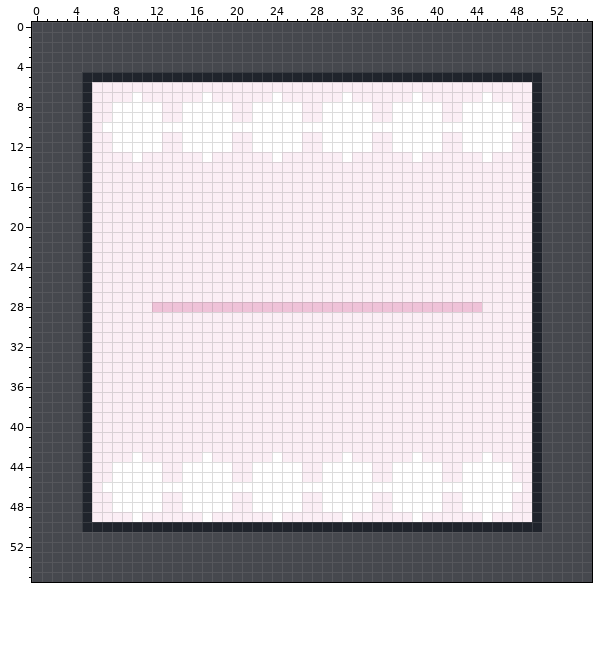
One commit to this pixel-art file: assets/source/aseprite/ui_frost_1.aseprite. The picture above is the old version.
56x56 pixels, 1 frame.
Now the later version:
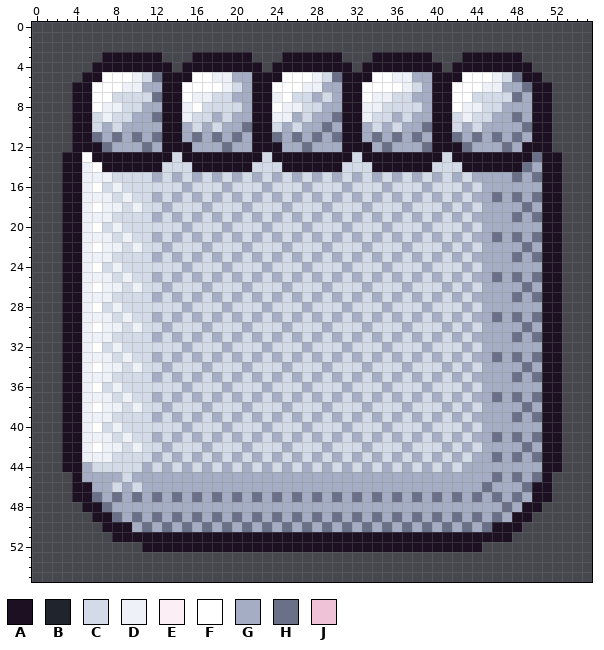
Palette (. is transparent): A #1c1022  B #20242c  C #d4dbe8  D #eef2f8  E #fbeef5  F #ffffff  G #a4adc4  H #6a7088  J #efc2d8
Difference:
layer "Overlay" added
layer "Icing" removed
layer "Piping" removed
Changed rows in their new state; - is an unchanged pixel.
first column x 3:
 3 ----AAAAAA---AAAAAA---AAAAAA---AAAAAA---AAAAAA----
 4 ---AAAAAAAA-AAAAAAAA-AAAAAAAA-AAAAAAAA-AAAAAAAA---
 5 --AAFFFDCHAAAFFDDGGAAAFFFDCHAAAFFDDGGAAAFFFDCHAA--
 6 -AAFFFDDGGAAFFFFDCGAAFFFDDGGAAFFFFDCGAAFFFDDGGHAA-
 7 -AAFFCCCCHAAFDDCCGGAADFCCGCGAAFDDCCGGAAFFCCCCHGAA-
 8 -AAFDDCCGGAAD-CCCCGAA-DDCCGGAADDCCCCGAAFDDCCGGGAA-
 9 -AACDCCGGHAADCCGCGGAADDGCGGHAADCCGCGGAACDCCGGHGAA-
10 -AACGCGGGGAAGCGCGGHAACGCGGHGAAGCGCGGHAACGCGGGGHAA-
11 -AAHGHGHGHAAGHGHGHGAAHGHGHGHAAGHGHGHGAAHGHGHGHGAA-
12 -AAAHGGGHGAAAGGGHGGAAAGGHGGGAAAGHGGGHAAAHGGGHGAAA-
13 AAFAAAAAAAACAAAAAAAACAAAAAAAACAAAAAAAACAAAAAAAAHAA
14 AADFAAAAAACCCAAAAAACCCAAAAAACCCAAAAAACCCAAAAAAHGAA
15 AADDDCCCCGCGCGCGCGCGCGCGCGCGCGCGCGCGCGCGCGGGGHGHAA
16 AADFCDCCCCCCGCCCGCCCGCCCGCCCGCCCGCCCGCCCGCGGGGGGAA
17 AADDDCDCCGCGCGCGCGCGCGCGCGCGCGCGCGCGCGCGCGGHGHGHAA
18 AADFDDCDCCGCCCGCCCGCCCGCCCGCCCGCCCGCCCGCGCGGGGHGAA
19 AADDDCCCCGCGCGCGCGCGCGCGCGCGCGCGCGCGCGCGCGGGGHGHAA
20 AADFCDCCCCCCGCCCGCCCGCCCGCCCGCCCGCCCGCCCGCGGGGGGAA
21 AADDDCDCCGCGCGCGCGCGCGCGCGCGCGCGCGCGCGCGCGGHGHGHAA
22 AADFDDCDCCGCCCGCCCGCCCGCCCGCCCGCCCGCCCGCGCGGGGHGAA
23 AADDDCCCCGCGCGCGCGCGCGCGCGCGCGCGCGCGCGCGCGGGGHGHAA
24 AADFCDCCCCCCGCCCGCCCGCCCGCCCGCCCGCCCGCCCGCGGGGGGAA
25 AADDDCDCCGCGCGCGCGCGCGCGCGCGCGCGCGCGCGCGCGGHGHGHAA
26 AADFDDCDCCGCCCGCCCGCCCGCCCGCCCGCCCGCCCGCGCGGGGHGAA
27 AADDDCCCCGCGCGCGCGCGCGCGCGCGCGCGCGCGCGCGCGGGGHGHAA
28 AADFCDCCCCCCGCCCGCCCGCCCGCCCGCCCGCCCGCCCGCGGGGGGAA
29 AADDDCDCCGCGCGCGCGCGCGCGCGCGCGCGCGCGCGCGCGGHGHGHAA
30 AADFDDCDCCGCCCGCCCGCCCGCCCGCCCGCCCGCCCGCGCGGGGHGAA
31 AADDDCCCCGCGCGCGCGCGCGCGCGCGCGCGCGCGCGCGCGGGGHGHAA
32 AADFCDCCCCCCGCCCGCCCGCCCGCCCGCCCGCCCGCCCGCGGGGGGAA
33 AADDDCDCCGCGCGCGCGCGCGCGCGCGCGCGCGCGCGCGCGGHGHGHAA
34 AADFDDCDCCGCCCGCCCGCCCGCCCGCCCGCCCGCCCGCGCGGGGHGAA
35 AADDDCCCCGCGCGCGCGCGCGCGCGCGCGCGCGCGCGCGCGGGGHGHAA
36 AADFCDCCCCCCGCCCGCCCGCCCGCCCGCCCGCCCGCCCGCGGGGGGAA
37 AADDDCDCCGCGCGCGCGCGCGCGCGCGCGCGCGCGCGCGCGGHGHGHAA
38 AADFDDCDCCGCCCGCCCGCCCGCCCGCCCGCCCGCCCGCGCGGGGHGAA
39 AADDDCCCCGCGCGCGCGCGCGCGCGCGCGCGCGCGCGCGCGGGGHGHAA
40 AADFCDCCCCCCGCCCGCCCGCCCGCCCGCCCGCCCGCCCGCGGGGGGAA
41 AADDDCDCCGCGCGCGCGCGCGCGCGCGCGCGCGCGCGCGCGGHGHGHAA
42 AADFDDCDCCGCCCGCCCGCCCGCCCGCCCGCCCGCCCGCGCGGGGHGAA
43 AADDDCCCCGCGCGCGCGCGCGCGCGCGCGCGCGCGCGCGCGGHGHGHAA
44 AAGCCCCCGCGCGCGCGCGCGCGCGCGCGCGCGCGCGCGCGGGGGGGGAA
45 -AGGGGCGGGGGGGGGGGGGGGGGGGGGGGGGGGGGGGGGGGGHGHGHA-
46 -AAGGCGCGGGGGGGGGGGGGGGGGGGGGGGGGGGGGGGGGGHGGGHAA-
47 -AAHGHGHGHGHGHGHGHGHGHGHGHGHGHGHGHGHGHGHGHGHGHGAA-
48 --AAHGGGGGGGGGGGGGGGGGGGGGGGGGGGGGGGGGGGGGGGHGAA--
49 --.AAHGHGHGHGHGHGHGHGHGHGHGHGHGHGHGHGHGHGHGHGAA.--
50 --..AAAGHGHGHGHGHGHGHGHGHGHGHGHGHGHGHGHGHGHAAA..--
51 -----AAAAAAAAAAAAAAAAAAAAAAAAAAAAAAAAAAAAAAAA-----
52 --------AAAAAAAAAAAAAAAAAAAAAAAAAAAAAAAAAA--------
